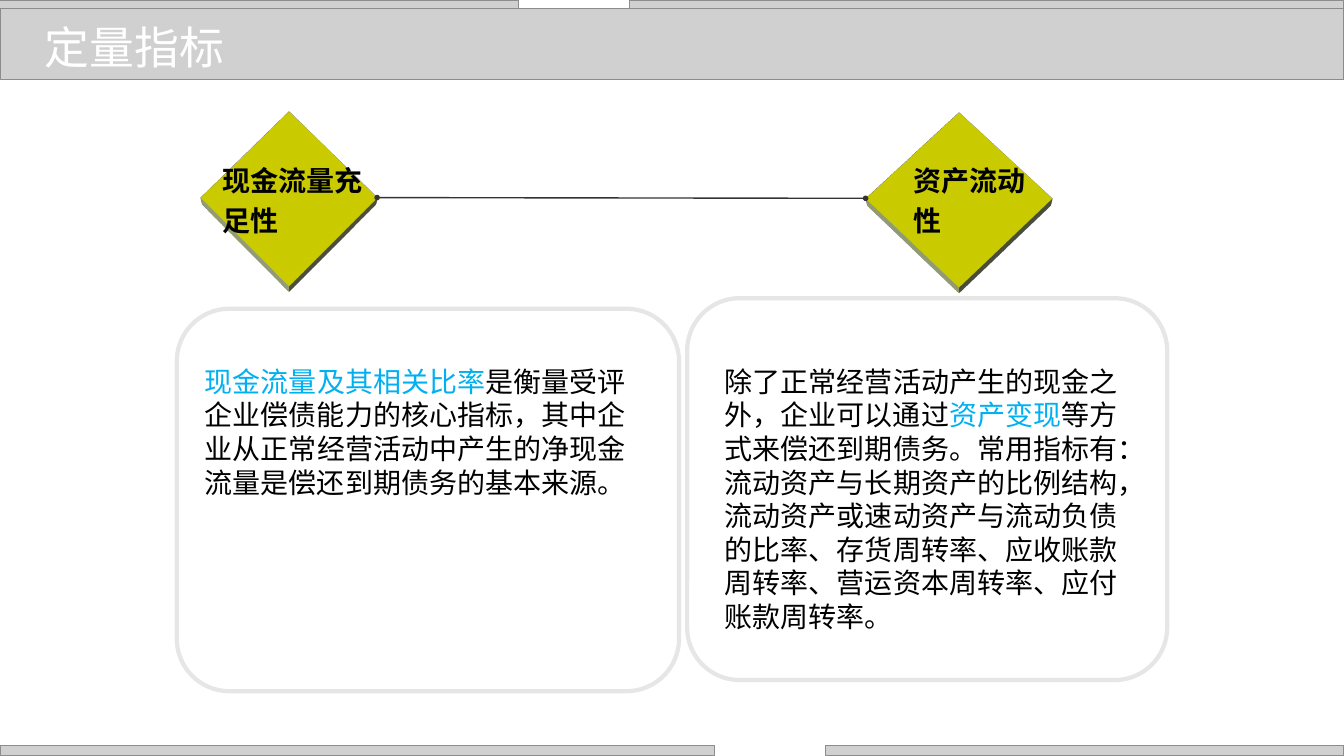
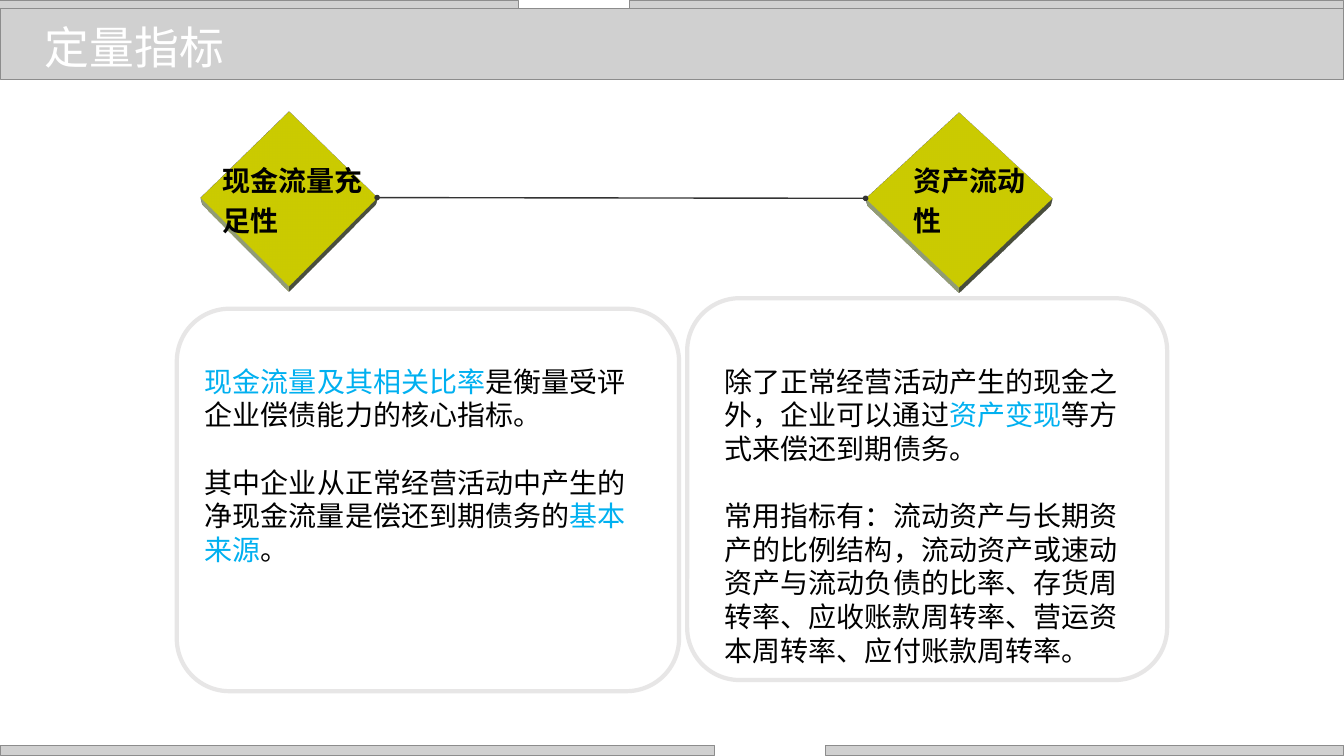
Before and after one commit to zhangjianzhang/internet_credit, a slide deck: slide 26 of files/slides/lecture_4.pptx. Drawn at 1344x756 pixels with LibreOffice and Linux fonts; fonts in the diff are those of the drawing; grey boxes stand for pictures; background and template pictures are left out. Boxes give left, top, right and bottom in pixels: in the first picture for what was removed or moved away, otherwise in the second. Text is boxed around its words. In the diff, an @@ line names an element or a change of style, - is before the commit and + after.

```diff
--- a/files/slides/lecture_4.pptx
+++ b/files/slides/lecture_4.pptx
@@ text at bbox=[205, 368, 626, 563]: text changed @@
-  现金流量及其相关比率是衡量受评企业偿债能力的核心指标，其中企业从正常经营活动中产生的净现金流量是偿还到期债务的基本来源。
+  现金流量及其相关比率是衡量受评企业偿债能力的核心指标。
+  其中企业从正常经营活动中产生的净现金流量是偿还到期债务的基本来源。
@@ text at bbox=[725, 368, 1118, 664]: text changed @@
-除了正常经营活动产生的现金之外，企业可以通过资产变现等方式来偿还到期债务。常用指标有：流动资产与长期资产的比例结构，流动资产或速动资产与流动负债的比率、存货周转率、应收账款周转率、营运资本周转率、应付账款周转率。
+除了正常经营活动产生的现金之外，企业可以通过资产变现等方式来偿还到期债务。
+常用指标有：流动资产与长期资产的比例结构，流动资产或速动资产与流动负债的比率、存货周转率、应收账款周转率、营运资本周转率、应付账款周转率。
```
Also in this commit, not shown: 20 other slides changed, 5 other files.
